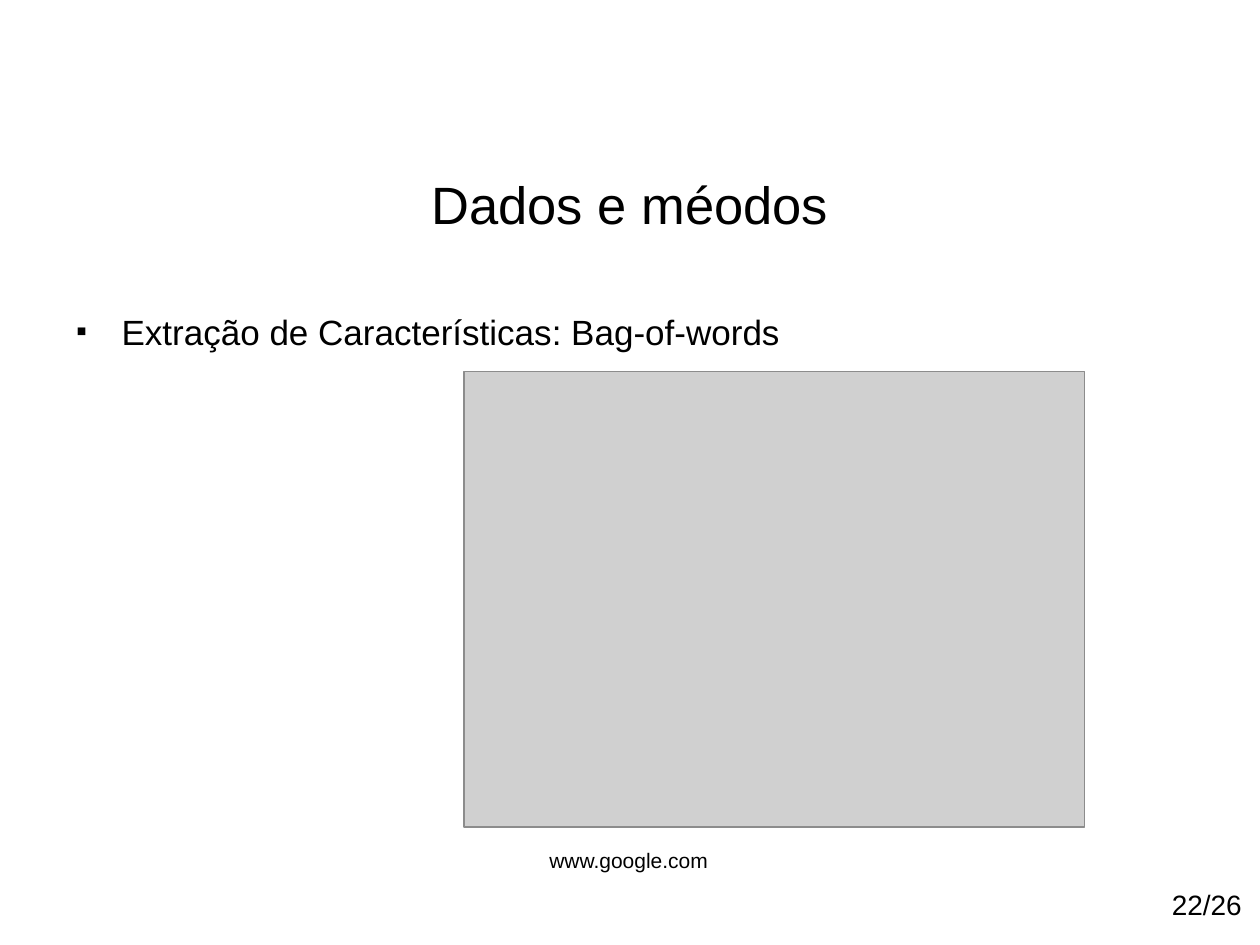
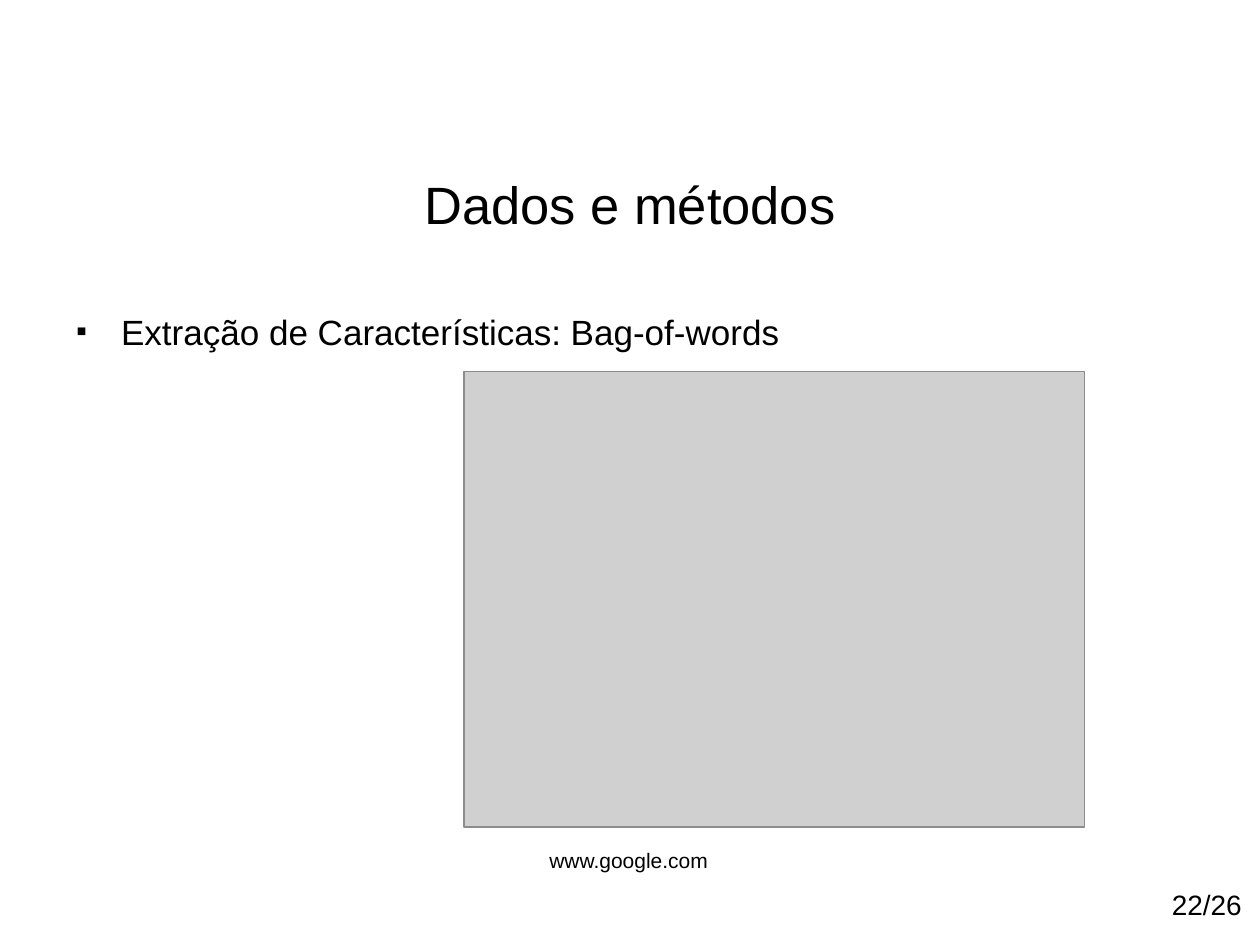
Before and after one commit to paulohq/apresentacao-NLP, a slide deck: slide 22 of apresentacao-mineracao-de-sugestoes.ppt (slide 24 before the commit). Drawn at 1260x945 pixels with LibreOffice and Linux fonts; fonts in the diff are those of the drawing; grey boxes stand for pictures; background and template pictures are left out. Boxes give left, top, right and bottom in pixels: in the first picture for what was removed or moved away, otherwise in the second. Text is boxed around its words. In the diff, an @@ line names an element or a change of style, - is before the commit and + after.

```diff
--- a/apresentacao-mineracao-de-sugestoes.ppt
+++ b/apresentacao-mineracao-de-sugestoes.ppt
@@ title at box(424, 185, 835, 225): text changed @@
-Dados e méodos
+Dados e métodos
```
Also in this commit, not shown: 9 other slides changed, 2 slides added, 1 slide removed, 2 other files.
